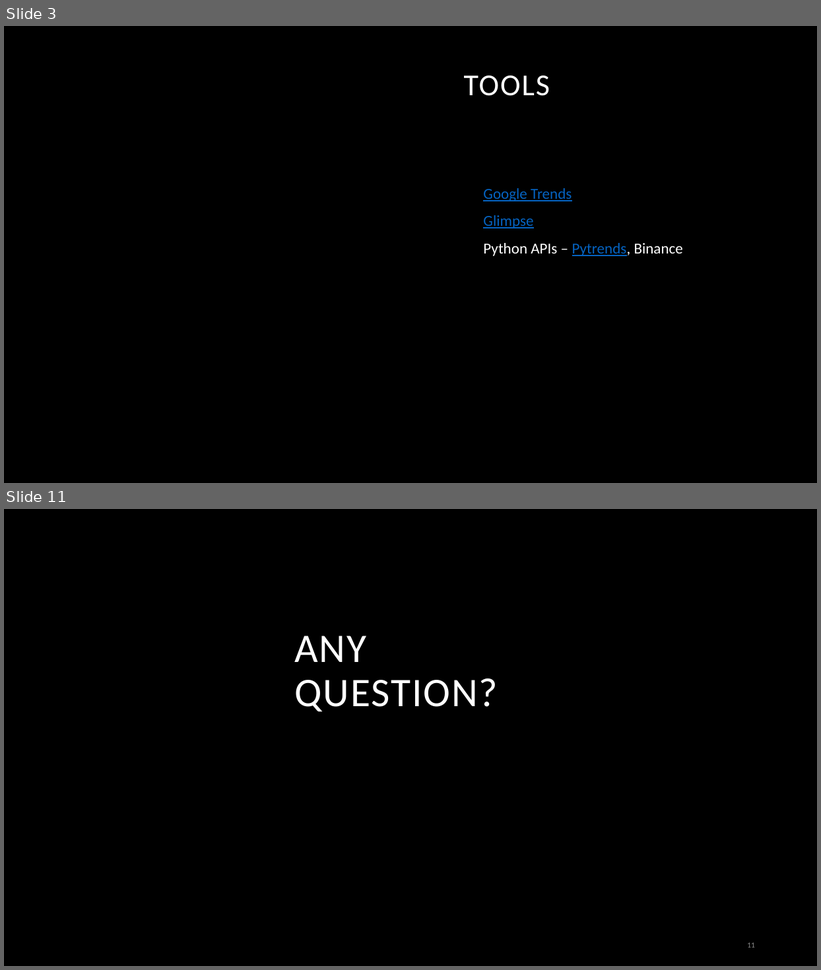
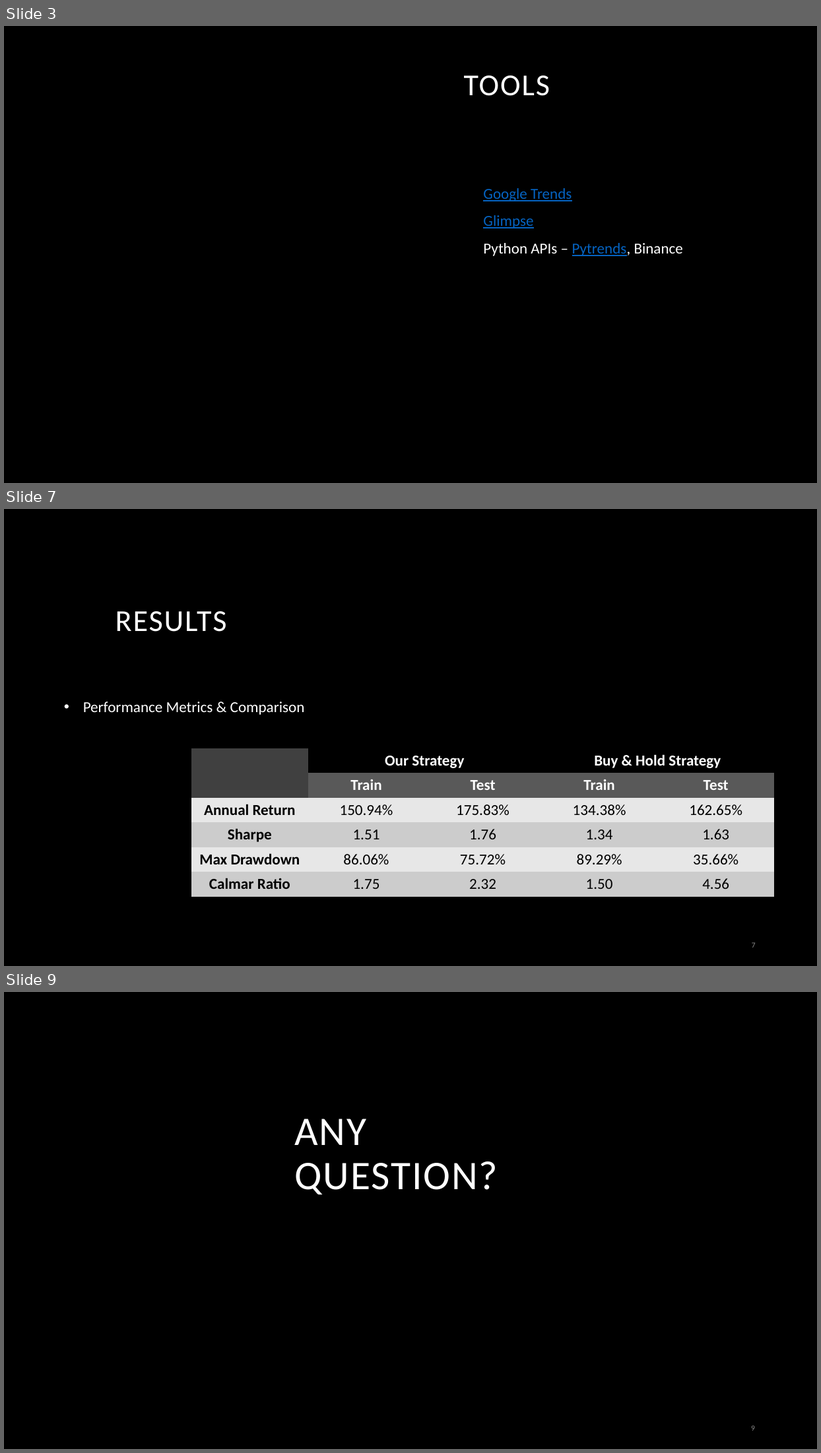
Before and after one commit to HillelCharbit/Trading-Algorithm-Project---google-trends, a slide deck: presentation/Google Trends as a Sentiment Indicator in Algorithmic - less verbal.pptx. Shown one above the other, each under a label of ours: slides 3 and 11 before the commit, slides 3, 7 and 9 after it; the slides between them are not shown. The pictures are 821x970 and 821x1453 pixels, drawn with LibreOffice and Linux fonts; fonts in the diff are those of the drawing; background and template pictures are left out. Boxes give left, top, right and bottom in pixels: in the first picture for what was removed or moved away, otherwise in the second. Text is boxed around its words. In the diff, an @@ line names an element or a change of style, - is before the commit and + after.

```diff
--- a/presentation/Google Trends as a Sentiment Indicator in Algorithmic - less verbal.pptx
+++ b/presentation/Google Trends as a Sentiment Indicator in Algorithmic - less verbal.pptx
@@ slide 7 added at box(4, 509, 817, 966), background #000000 @@
@@ title added at box(116, 611, 227, 632), 36 pt, text #FFFFFF @@
+RESULTS
@@ text added at box(83, 702, 305, 715), 18 pt, text #FFFFFF @@
+• Performance Metrics & Comparison
@@ table added at box(192, 748, 774, 896), 6 rows, 5 columns @@
+ | Our Strategy |  | Buy & Hold Strategy | 
+ | Train | Test | Train | Test
+Annual Return | 150.94% | 175.83% | 134.38% | 162.65%
+Sharpe | 1.51 | 1.76 | 1.34 | 1.63
+Max Drawdown | 86.06% | 75.72% | 89.29% | 35.66%
+Calmar Ratio | 1.75 | 2.32 | 1.50 | 4.56
@@ page number added at box(752, 943, 756, 948), 9 pt, text #8C8C8C @@
+7
@@ what was slide 11 is now slide 9 @@
@@ page number at box(751, 1426, 755, 1431): text changed @@
-11
+9
```
Also in this commit, not shown: 5 slides changed, 1 other slide added, 4 slides removed, 3 other files.
